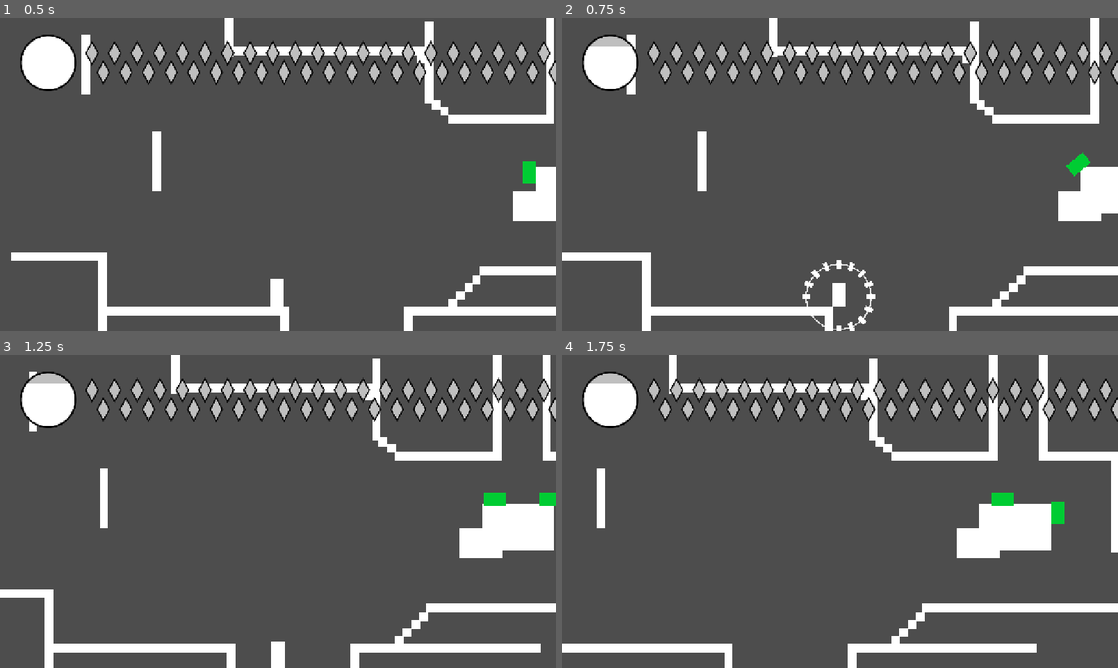
Above: before the commit, frames 1-4 (two rows, left to right).
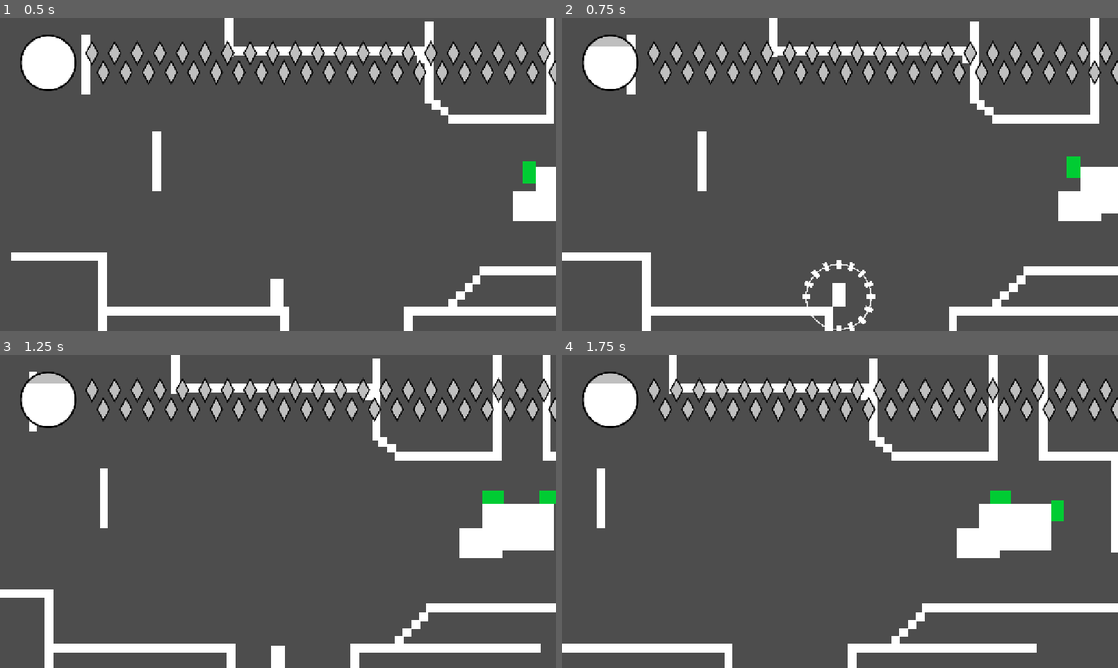
Above: after the commit, the same moments.

Repository: autonomouscrow/color-game
Game: Godot game, scene res://Scenes/Main.tscn
Two runs of this game, one before a commit and one after it. Both use one fixed random seed, a clock stepped at 60 frames per second and the inputs below.
Inputs:
- Up to frame 1 (0.5 s): no input
- Up to frame 2 (0.75 s): hold Right (move_right) from 0.53 s (still down); hold Ctrl (burst) from 0.53 s (still down)
- Up to frame 3 (1.25 s): keep holding Right (move_right); keep holding Ctrl (burst); tap A (jump) at 0.77 s
- Up to frame 4 (1.75 s): keep holding Right (move_right); release Ctrl (burst) at 1.28 s; tap E (color_blue) at 1.35 s; tap A (jump) at 1.52 s

Frame 1 is identical in both runs. In frame 2, 0.1% of the frame differs, in the area x 90-95%, y 42-52%; in frame 3, 0.1%, in the area x 48-100%, y 43-93%; in frame 4, 0.1%.
Error in both runs: Invalid access to property or key 'name' on a base object of type 'null instance'. (res://Scripts/Room.gd:11)

Commit message:
added green 2, fixed floor box collider

Diff:
--- a/Scenes/Rooms/Green1.tscn
+++ b/Scenes/Rooms/Green1.tscn
@@ -10,7 +10,7 @@
 
 [node name="Green1" type="Node2D" unique_id=1491857186 node_paths=PackedStringArray("EnemyObjects") groups=["Room"]]
 script = ExtResource("1_7vu7n")
-EnemyObjects = [NodePath("Slime")]
+EnemyObjects = [NodePath("Slime"), NodePath("Node2D/Slime"), NodePath("Node2D/Slime2"), NodePath("Node2D/Slime3")]
 
 [node name="OutL" parent="." unique_id=199470789 instance=ExtResource("2_2gly8")]
 position = Vector2(1298, -161)
@@ -101,7 +101,7 @@
 position = Vector2(1089, -77)
 
 [node name="Slime3" parent="Node2D" unique_id=1387415012 instance=ExtResource("4_2gly8")]
-position = Vector2(1272, -78)
+position = Vector2(1272, -33)
 
 [node name="Box12" parent="Node2D" unique_id=1508947338 instance=ExtResource("3_qautl")]
 position = Vector2(2440, 82)
--- /dev/null
+++ b/Scenes/Rooms/Green2.tscn
@@ -0,0 +1,208 @@
+[gd_scene format=3 uid="uid://yl0sk6eld766"]
+
+[ext_resource type="Script" uid="uid://dkhpmj78ce0lx" path="res://Scripts/Room.gd" id="1_gey60"]
+[ext_resource type="PackedScene" uid="uid://b7owcqgbcb5fa" path="res://Scenes/roomExit.tscn" id="3_mupk5"]
+[ext_resource type="PackedScene" uid="uid://d0y5ggtqv3vyv" path="res://Scenes/Prefabs/Slime.tscn" id="4_mupk5"]
+[ext_resource type="PackedScene" uid="uid://bbreqjvxwbsbw" path="res://SolidBox.tscn" id="4_niq6w"]
+[ext_resource type="PackedScene" uid="uid://b5ve86daq1wpt" path="res://Scenes/room_boundry.tscn" id="5_niq6w"]
+[ext_resource type="PackedScene" uid="uid://c3esrxtwcjlfa" path="res://Scenes/Prefabs/wall_sitters.tscn" id="6_qhm1r"]
+[ext_resource type="PackedScene" uid="uid://d11k86ap54sq6" path="res://Scenes/Prefabs/damage_tp.tscn" id="7_gok3t"]
+[ext_resource type="PackedScene" uid="uid://cdiaroodhyb5v" path="res://Scenes/Prefabs/DamageBlock.tscn" id="8_1haui"]
+
+[node name="Green2" type="Node2D" unique_id=1525656117 node_paths=PackedStringArray("EnemyObjects") groups=["Room"]]
+script = ExtResource("1_gey60")
+EnemyObjects = [NodePath("Slime"), NodePath("Slime2")]
+
+[node name="OutL1" parent="." unique_id=199470789 instance=ExtResource("3_mupk5")]
+position = Vector2(4775, 112)
+scale = Vector2(1, 15.039998)
+target_room_id = "Green1"
+target_door_id = "InR1"
+
+[node name="InL1" type="Marker2D" parent="." unique_id=80663031]
+position = Vector2(4811, 215)
+
+[node name="Box2" parent="." unique_id=1599687405 instance=ExtResource("4_niq6w")]
+position = Vector2(4747, 95)
+rotation = 3.1415927
+scale = Vector2(1.4836735, -15.909128)
+
+[node name="Box13" parent="." unique_id=201073568 instance=ExtResource("4_niq6w")]
+position = Vector2(6806, 272)
+scale = Vector2(206.35838, -1.948254)
+
+[node name="Box14" parent="." unique_id=1260525533 instance=ExtResource("4_niq6w")]
+position = Vector2(9636, 272)
+scale = Vector2(92.9984, -1.948254)
+
+[node name="Box" parent="." unique_id=1860206223 instance=ExtResource("4_niq6w")]
+position = Vector2(5916, 174)
+scale = Vector2(2.4987903, 10.173108)
+
+[node name="Box12" parent="." unique_id=7492130 instance=ExtResource("4_niq6w")]
+position = Vector2(4999, -27.000002)
+scale = Vector2(39.479992, 7.9199996)
+
+[node name="Box3" parent="." unique_id=1383729987 instance=ExtResource("4_niq6w")]
+position = Vector2(6283.9995, 116)
+scale = Vector2(18.44, 1.4399998)
+
+[node name="Slime" parent="." unique_id=316356887 instance=ExtResource("4_mupk5")]
+position = Vector2(6403, 56)
+
+[node name="Slime2" parent="." unique_id=833719316 instance=ExtResource("4_mupk5")]
+position = Vector2(6180, 63)
+crawl_speed = 100.0
+
+[node name="RoomBoundry" parent="." unique_id=2141509462 instance=ExtResource("5_niq6w")]
+position = Vector2(7869, -147)
+scale = Vector2(301.25726, 80.82508)
+
+[node name="Box4" parent="." unique_id=134018732 instance=ExtResource("4_niq6w")]
+position = Vector2(6956, 61)
+scale = Vector2(25.648462, 1.3687533)
+
+[node name="WallSitters" parent="." unique_id=1350810646 instance=ExtResource("6_qhm1r")]
+position = Vector2(6742, 75)
+
+[node name="WallSitters2" parent="." unique_id=752836973 instance=ExtResource("6_qhm1r")]
+position = Vector2(6811, 75)
+
+[node name="WallSitters3" parent="." unique_id=2052877294 instance=ExtResource("6_qhm1r")]
+position = Vector2(6872, 75)
+
+[node name="WallSitters4" parent="." unique_id=660938267 instance=ExtResource("6_qhm1r")]
+position = Vector2(6935, 75)
+
+[node name="WallSitters5" parent="." unique_id=1100837703 instance=ExtResource("6_qhm1r")]
+position = Vector2(6995, 75)
+
+[node name="WallSitters6" parent="." unique_id=1556141064 instance=ExtResource("6_qhm1r")]
+position = Vector2(7058, 75)
+
+[node name="WallSitters7" parent="." unique_id=1456205132 instance=ExtResource("6_qhm1r")]
+position = Vector2(7131, 75)
+
+[node name="DamageTP" parent="." unique_id=502579649 instance=ExtResource("7_gok3t")]
+position = Vector2(6432, 54)
+
+[node name="DamageBlock" parent="." unique_id=2136408807 node_paths=PackedStringArray("safeZone") instance=ExtResource("8_1haui")]
+position = Vector2(6698.9995, -447.99997)
+scale = Vector2(1.0457313, 12.474578)
+safeZone = NodePath("../DamageTP")
+
+[node name="Box5" parent="." unique_id=91982321 instance=ExtResource("4_niq6w")]
+position = Vector2(7437.9995, 310)
+scale = Vector2(2.1599998, 16.399998)
+
+[node name="Box6" parent="." unique_id=1350256136 instance=ExtResource("4_niq6w")]
+position = Vector2(7755, 51.999935)
+scale = Vector2(14.954498, 2.147667)
+
+[node name="Box7" parent="." unique_id=705011477 instance=ExtResource("4_niq6w")]
+position = Vector2(7756, 49.999928)
+scale = Vector2(2.6281967, 12.896028)
+
+[node name="Box8" parent="." unique_id=2137466014 instance=ExtResource("4_niq6w")]
+position = Vector2(8129, -166.00006)
+scale = Vector2(14.954498, 2.147667)
+
+[node name="Box9" parent="." unique_id=1221958712 instance=ExtResource("4_niq6w")]
+position = Vector2(8130, -168.00006)
+scale = Vector2(2.6281967, 12.896028)
+
+[node name="Box10" parent="." unique_id=571536064 instance=ExtResource("4_niq6w")]
+position = Vector2(8549, -106.00006)
+scale = Vector2(14.954498, 2.147667)
+
+[node name="Box11" parent="." unique_id=1004256331 instance=ExtResource("4_niq6w")]
+position = Vector2(8550, -108.00006)
+scale = Vector2(2.6281967, 12.896028)
+
+[node name="Box15" parent="." unique_id=533591689 instance=ExtResource("4_niq6w")]
+position = Vector2(7833, -576.0001)
+scale = Vector2(14.954498, 2.147667)
+
+[node name="Box16" parent="." unique_id=246739066 instance=ExtResource("4_niq6w")]
+position = Vector2(7834, -578.00006)
+scale = Vector2(2.6281967, 12.896028)
+
+[node name="Box17" parent="." unique_id=304469287 instance=ExtResource("4_niq6w")]
+position = Vector2(8966, -298.00006)
+scale = Vector2(14.954498, 2.147667)
+
+[node name="Box18" parent="." unique_id=1103743727 instance=ExtResource("4_niq6w")]
+position = Vector2(8967, -300.00006)
+scale = Vector2(2.6281967, 12.896028)
+
+[node name="Box19" parent="." unique_id=173770159 instance=ExtResource("4_niq6w")]
+position = Vector2(9306, 23.999931)
+scale = Vector2(14.954498, 2.147667)
+
+[node name="Box20" parent="." unique_id=1095424381 instance=ExtResource("4_niq6w")]
+position = Vector2(9307, 21.999928)
+scale = Vector2(2.6281967, 12.896028)
+
+[node name="Box21" parent="." unique_id=102491270 instance=ExtResource("4_niq6w")]
+position = Vector2(9796, -107.00006)
+scale = Vector2(14.954498, 2.147667)
+
+[node name="Box22" parent="." unique_id=1992141748 instance=ExtResource("4_niq6w")]
+position = Vector2(9797, -109.00006)
+scale = Vector2(2.6281967, 12.896028)
+
+[node name="Box23" parent="." unique_id=828555952 instance=ExtResource("4_niq6w")]
+position = Vector2(8533, -580.00006)
+scale = Vector2(14.954498, 2.147667)
+
+[node name="Box24" parent="." unique_id=1284792582 instance=ExtResource("4_niq6w")]
+position = Vector2(8534, -582)
+scale = Vector2(2.6281967, 12.896028)
+
+[node name="DamageBlock2" parent="." unique_id=1578084504 node_paths=PackedStringArray("safeZone") instance=ExtResource("8_1haui")]
+position = Vector2(7457, 238)
+scale = Vector2(66.84, 1)
+safeZone = NodePath("../DamageTP2")
+
+[node name="DamageTP2" parent="." unique_id=1936383371 instance=ExtResource("7_gok3t")]
+position = Vector2(7435, 103)
+
+[node name="DamageBlock3" parent="." unique_id=1819346962 node_paths=PackedStringArray("safeZone") instance=ExtResource("8_1haui")]
+position = Vector2(8399, -139)
+scale = Vector2(7.48, 1)
+safeZone = NodePath("../DamageTP3")
+
+[node name="DamageTP3" parent="." unique_id=505907803 instance=ExtResource("7_gok3t")]
+position = Vector2(8249, -237)
+
+[node name="Box25" parent="." unique_id=991851419 instance=ExtResource("4_niq6w")]
+position = Vector2(10155, 125.99988)
+scale = Vector2(14.954498, 2.147667)
+
+[node name="Box26" parent="." unique_id=346845833 instance=ExtResource("4_niq6w")]
+position = Vector2(10156, 123.99994)
+scale = Vector2(2.6281967, 12.896028)
+
+[node name="Box27" parent="." unique_id=606867515 instance=ExtResource("4_niq6w")]
+position = Vector2(10410, 307.99988)
+scale = Vector2(14.954498, 2.147667)
+
+[node name="Box28" parent="." unique_id=944595659 instance=ExtResource("4_niq6w")]
+position = Vector2(10411, 305.99988)
+scale = Vector2(2.6281967, 12.896028)
+
+[node name="Box29" parent="." unique_id=1223518029 instance=ExtResource("4_niq6w")]
+position = Vector2(10539, 701)
+scale = Vector2(1.96, 44.72)
+
+[node name="Box30" parent="." unique_id=1361894926 instance=ExtResource("4_niq6w")]
+position = Vector2(10988, 701)
+scale = Vector2(1.96, 44.72)
+
+[node name="Box31" parent="." unique_id=1111679829 instance=ExtResource("4_niq6w")]
+position = Vector2(8288, -829)
+scale = Vector2(14.954498, 2.147667)
+
+[node name="Box32" parent="." unique_id=868781416 instance=ExtResource("4_niq6w")]
+position = Vector2(8289, -831)
+scale = Vector2(2.6281967, 12.896028)
--- a/Scenes/Rooms/start.tscn
+++ b/Scenes/Rooms/start.tscn
@@ -8,7 +8,7 @@
 
 [sub_resource type="RectangleShape2D" id="RectangleShape2D_x3acn"]
 
-[node name="Start" type="Node2D" unique_id=118567636]
+[node name="Start" type="Node2D" unique_id=118567636 groups=["Room"]]
 script = ExtResource("1_oiuna")
 
 [node name="Exit" parent="." unique_id=199470789 instance=ExtResource("1_ots34")]
--- a/Scripts/room_skeff.gd
+++ b/Scripts/room_skeff.gd
@@ -6,6 +6,7 @@
 	"test2": "res://Scenes/Rooms/TestRoom2.tscn",
 	"Start": "res://Scenes/Rooms/start.tscn",
 	"Green1": "res://Scenes/Rooms/Green1.tscn",
+	"Green2": "res://Scenes/Rooms/Green2.tscn",
 	"Red1": "res://Scenes/Rooms/red_1.tscn"
 
 }
--- a/SolidBox.tscn
+++ b/SolidBox.tscn
@@ -1,10 +1,12 @@
 [gd_scene format=3 uid="uid://bbreqjvxwbsbw"]
 
 [sub_resource type="RectangleShape2D" id="RectangleShape2D_x3acn"]
+size = Vector2(19.921875, 20.84375)
 
 [node name="Box" type="StaticBody2D" unique_id=1599687405]
 
 [node name="CollisionShape2D" type="CollisionShape2D" parent="." unique_id=1777555986]
+position = Vector2(-0.0390625, 0.421875)
 shape = SubResource("RectangleShape2D_x3acn")
 
 [node name="ColorRect" type="ColorRect" parent="." unique_id=467515650]
